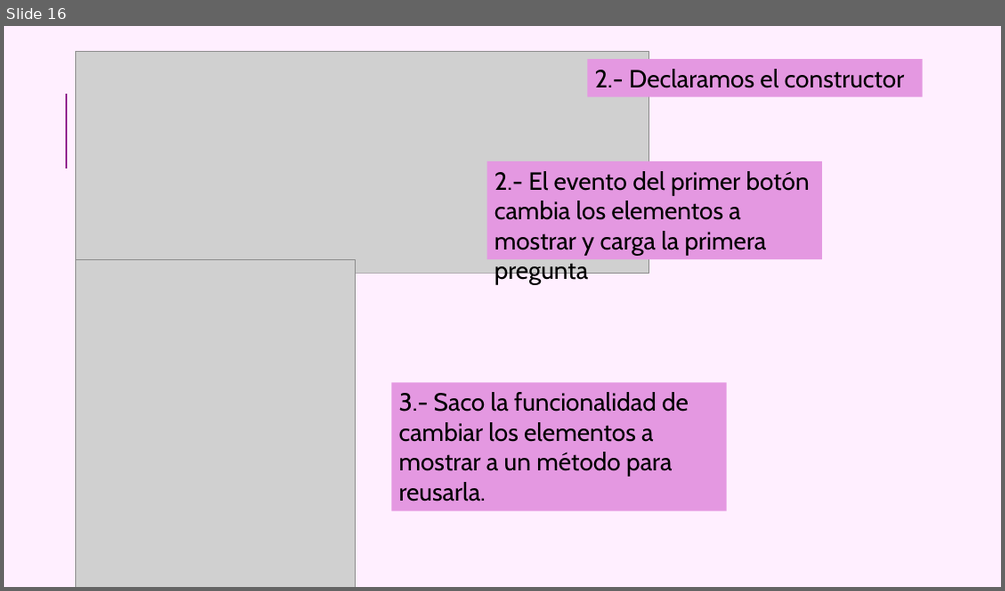
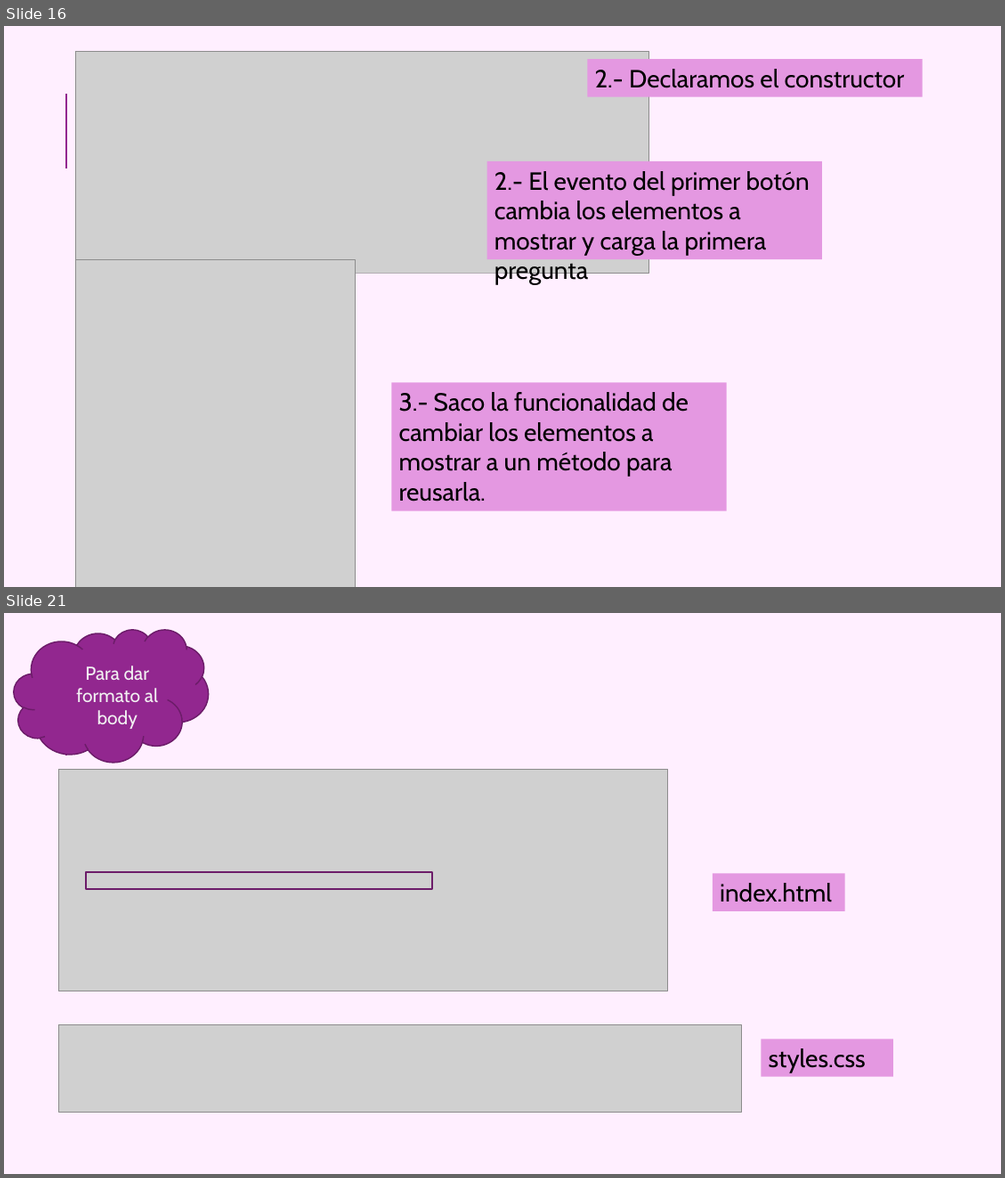
Before and after one commit to azaharafernandezguizan/STEMTrivial, a slide deck: Documents/Trivial_Aurelia.pptx. Shown one above the other, each under a label of ours: slide 16 before the commit, slides 16 and 21 after it; the slides between them are not shown. The pictures are 1005x591 and 1005x1178 pixels, drawn with LibreOffice and Linux fonts; fonts in the diff are those of the drawing; grey boxes stand for pictures. Boxes give left, top, right and bottom in pixels: in the first picture for what was removed or moved away, otherwise in the second. Text is boxed around its words. In the diff, an @@ line names an element or a change of style, - is before the commit and + after.

```diff
--- a/Documents/Trivial_Aurelia.pptx
+++ b/Documents/Trivial_Aurelia.pptx
@@ slide 21 added at [4, 613, 1001, 1174], background #FFEFFF; not listed: 1 template element that a slide beside it also shows @@
@@ cloud added at [14, 629, 208, 762], fill #92278F, outline #6C1D6A 1.25 pt @@
@@ text added at [76, 666, 158, 729], 18 pt, text #F2F2F2 @@
+Para dar formato al body
@@ picture added at [59, 769, 668, 990] @@
@@ rectangle added at [86, 872, 432, 889], outline #6C1D6A 1.25 pt @@
@@ rectangle added at [712, 873, 844, 910], fill #E498E1, 24 pt, text #000000 @@
+index.html
@@ picture added at [59, 1025, 741, 1112] @@
@@ rectangle added at [760, 1039, 893, 1077], fill #E498E1, 24 pt, text #000000 @@
+styles.css
```
Also in this commit, not shown: 2 slides changed, 5 other slides added, 10 other files.
